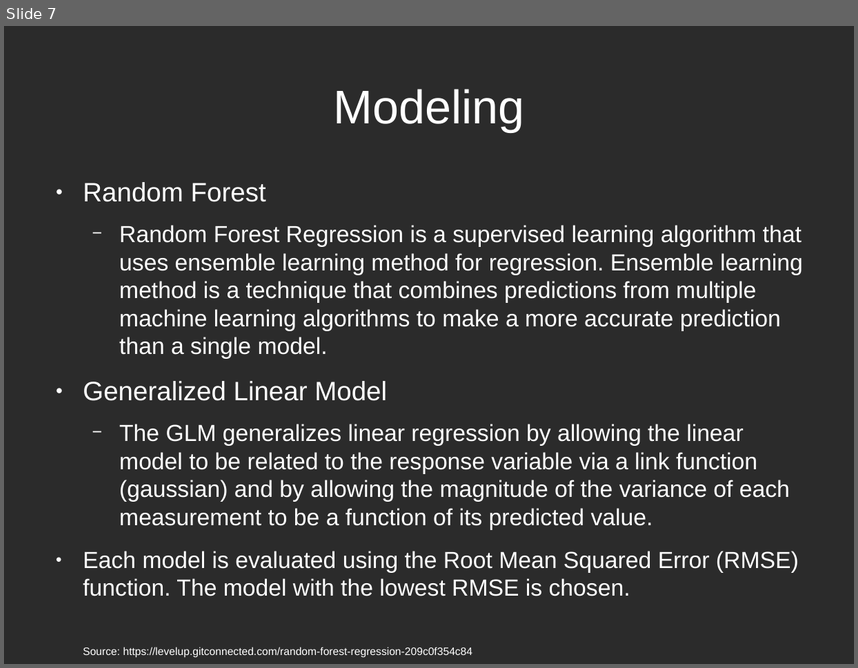
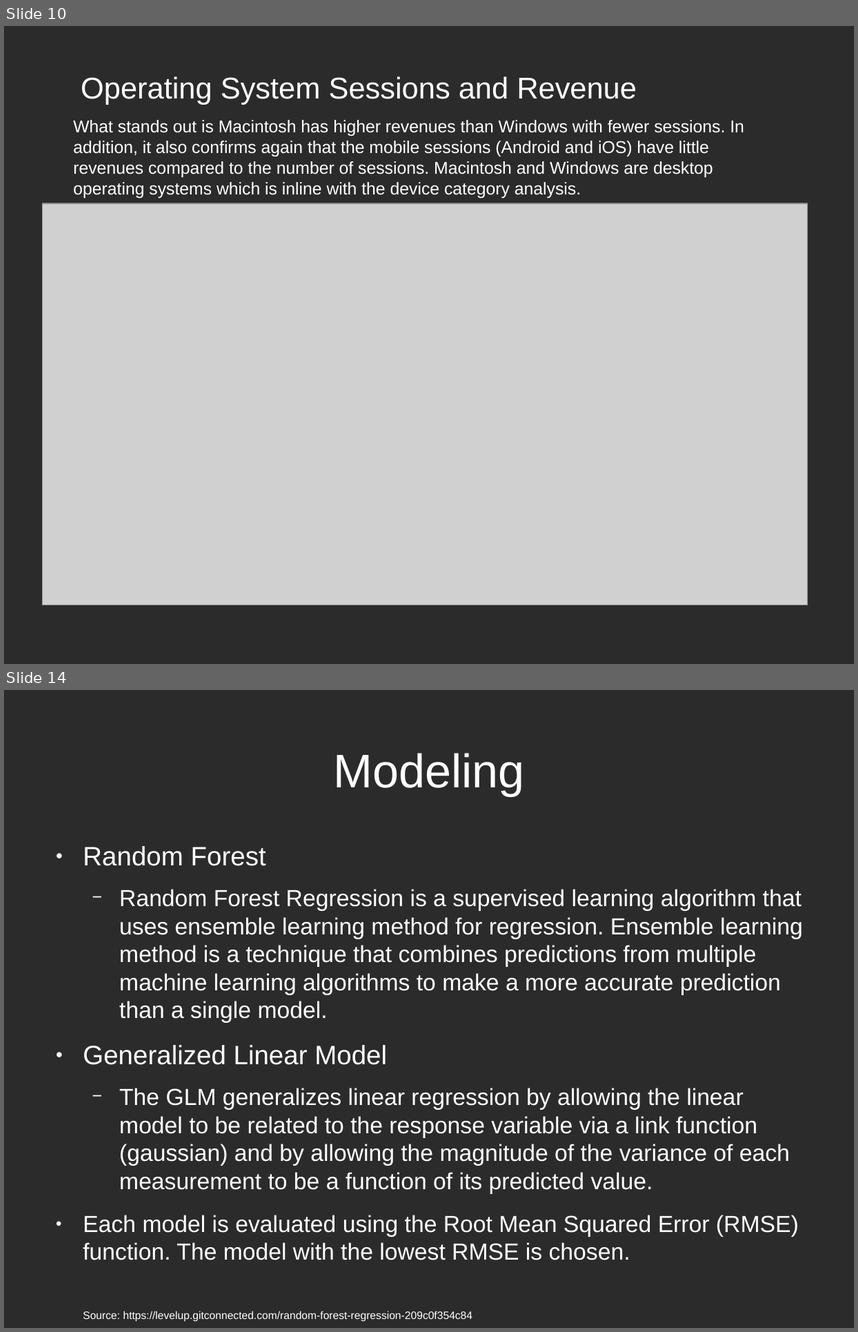
Before and after one commit to ksooklall/CUNY-SPS-Masters-DS, a slide deck: DATA_621/final/gstore_presentation.odp. Shown one above the other, each under a label of ours: slide 7 before the commit, slides 10 and 14 after it; the slides between them are not shown. The pictures are 858x668 and 858x1332 pixels, drawn with LibreOffice and Linux fonts; fonts in the diff are those of the drawing; grey boxes stand for pictures; background and template pictures are left out; a plain dark background stands for a picture behind light text. Boxes give left, top, right and bottom in pixels: in the first picture for what was removed or moved away, otherwise in the second. Text is boxed around its words. In the diff, an @@ line names an element or a change of style, - is before the commit and + after.

```diff
--- a/DATA_621/final/gstore_presentation.odp
+++ b/DATA_621/final/gstore_presentation.odp
@@ slide 10 added at bbox=[4, 26, 854, 664], background picture (left out) @@
@@ title added at bbox=[81, 76, 637, 105], 28 pt, text #FFFFFF @@
+Operating System Sessions and Revenue
@@ text added at bbox=[73, 120, 744, 198], 16 pt, text #FFFFFF @@
+What stands out is Macintosh has higher revenues than Windows with fewer sessions. In addition, it also confirms again that the mobile sessions (Android and iOS) have little revenues compared to the number of sessions. Macintosh and Windows are desktop operating systems which is inline with the device category analysis.
@@ picture added at bbox=[43, 203, 808, 604] @@
@@ what was slide 7 is now slide 14 @@
```
Also in this commit, not shown: 1 slide changed, 7 other slides added, 2 other files.
